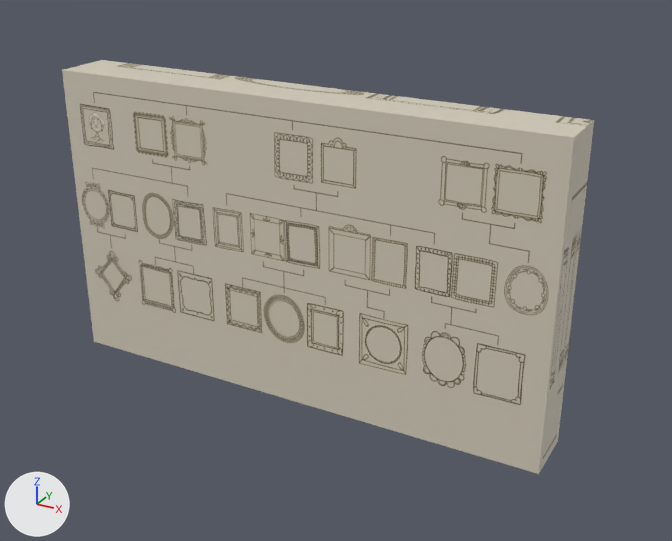
Before and after pictures for a commit that changed the FBX model Assets/Models/Arbol_Cuadro.fbx.
Both versions are drawn from a 50 mm camera at (2.44, -4.04, 1.94) aimed at (0.18, 0.05, -0.11). Arrows for +X, +Y and +Z are at lower left; the lights stay in place. Where no turn or scale is listed for an object, it has been applied to the vertices.

Objects in the first picture: 'Arbol_cuadro'.
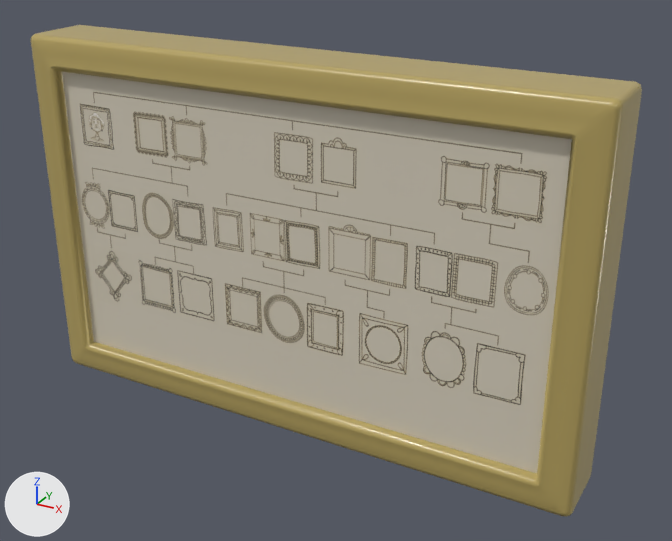
Commit message: Cuadro arbol y foto familia fondo

Location of each change, [x1, y1, x2, y2] in pixels of the pictures (672 x 541 px):
'Arbol_cuadro', reshaped (15% wider, 19% taller): before [62, 60, 594, 474]; after [31, 25, 642, 516]
part 1 of me_mesh, built on: before [64, 60, 594, 473]; after [31, 25, 642, 516]

What the commit changed:
Material 'MAT_DORADO' (mat_mat_dorado) is new.
Its base color is (0.471, 0.366, 0.12) (yellow #b7a361).
Its roughness is 0.29.
me_mesh is used by ob_arbol_cuadro; location (0.0, 0.0, 0.0).
me_mesh had 8 vertices, 6 faces and spanned x -1.46..1.46, y -0.17..0.17, z -0.87..0.87.
me_mesh now has 140 vertices, 134 faces and spans x -1.65..1.65, y -0.23..0.24, z -1.06..1.06.
Part 1, on me_mesh:
4 vertices are removed from x -1.46..1.46, y 0.17, z -0.87..0.87.
5 faces are deleted.
136 vertices are added at x -1.65..1.65, y -0.23..0.24, z -1.06..1.06.
132 new faces join them, mat_mat_dorado (yellow #b7a361).
1 new face joins them, mat_arbol_genealogico_test_1material (picture img_arbol_genealogico_test_png).
me_mesh part 2: the surface is now shaded smooth.
me_mesh now uses material mat_mat_dorado (yellow #b7a361).
